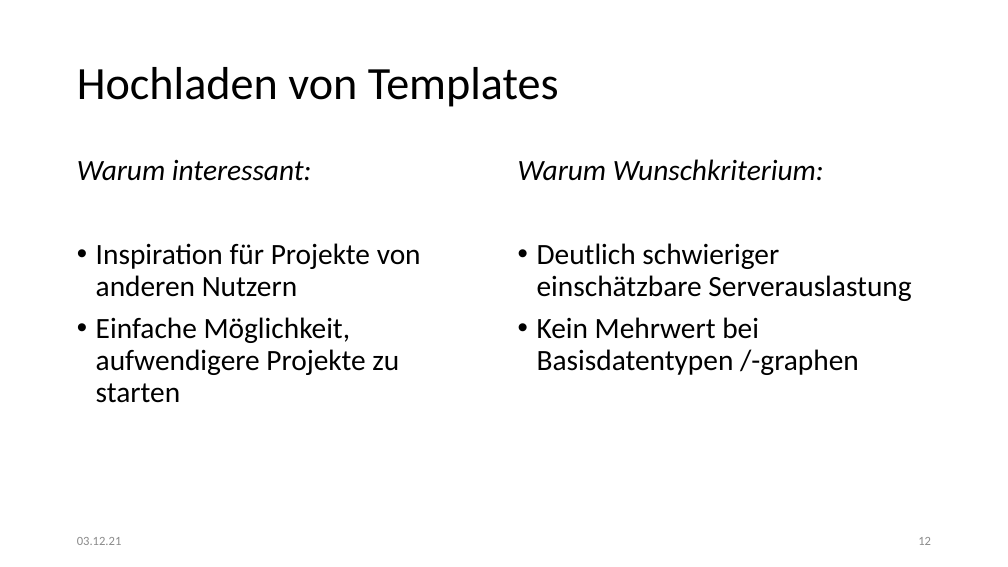
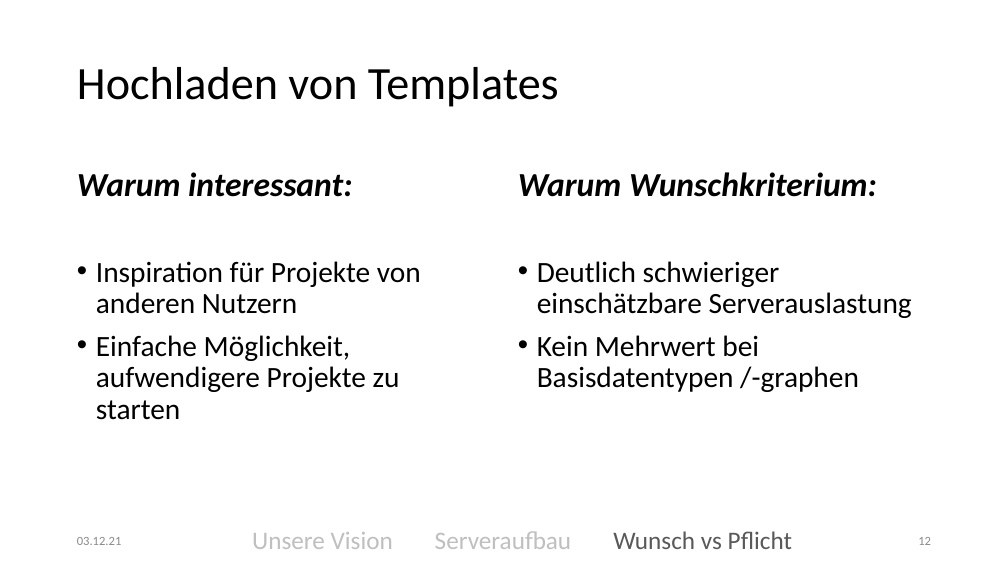
Before and after one commit to kittyahy/PSEAppGruppe2, a slide deck: slide 12 of Praesentationen/01-Definitionsphase/Präsentation.pptx. Drawn at 1008x567 pixels with LibreOffice and Linux fonts; fonts in the diff are those of the drawing. Boxes give left, top, right and bottom in pixels: in the first picture for what was removed or moved away, otherwise in the second. Text is boxed around its words. In the diff, an @@ line names an element or a change of style, - is before the commit and + after.

```diff
--- a/Praesentationen/01-Definitionsphase/Präsentation.pptx
+++ b/Praesentationen/01-Definitionsphase/Präsentation.pptx
@@ text at box(77, 159, 312, 181): paragraph removed @@
-Warum interessant:
@@ text added at box(77, 172, 352, 197), 32 pt, text #000000, bold, italic @@
+Warum interessant:
@@ text at box(518, 159, 824, 181): paragraph removed @@
-Warum Wunschkriterium:
@@ text added at box(518, 172, 877, 197), 32 pt, text #000000, bold, italic @@
+Warum Wunschkriterium:
@@ text "Inspiration für Projekte von anderen ...": place and size @@
-text "Inspiration für Projekte von anderen ..." at box(77, 159, 421, 403)
+text "Inspiration für Projekte von anderen ..." at box(96, 261, 421, 420)
@@ text "Deutlich schwieriger einschätzbare Serverauslastung": place and size @@
-text "Deutlich schwieriger einschätzbare Serverauslastung" at box(518, 159, 911, 375)
+text "Deutlich schwieriger einschätzbare Serverauslastung" at box(537, 261, 912, 392)
@@ text added at box(252, 532, 393, 549), 24 pt, text #BFBFBF @@
+Unsere Vision
@@ text added at box(435, 531, 571, 549), 24 pt, text #BFBFBF @@
+Serveraufbau
@@ text added at box(613, 531, 792, 549), 24 pt, text #595959 @@
+Wunsch vs Pflicht
```
Also in this commit, not shown: 16 other slides changed.
